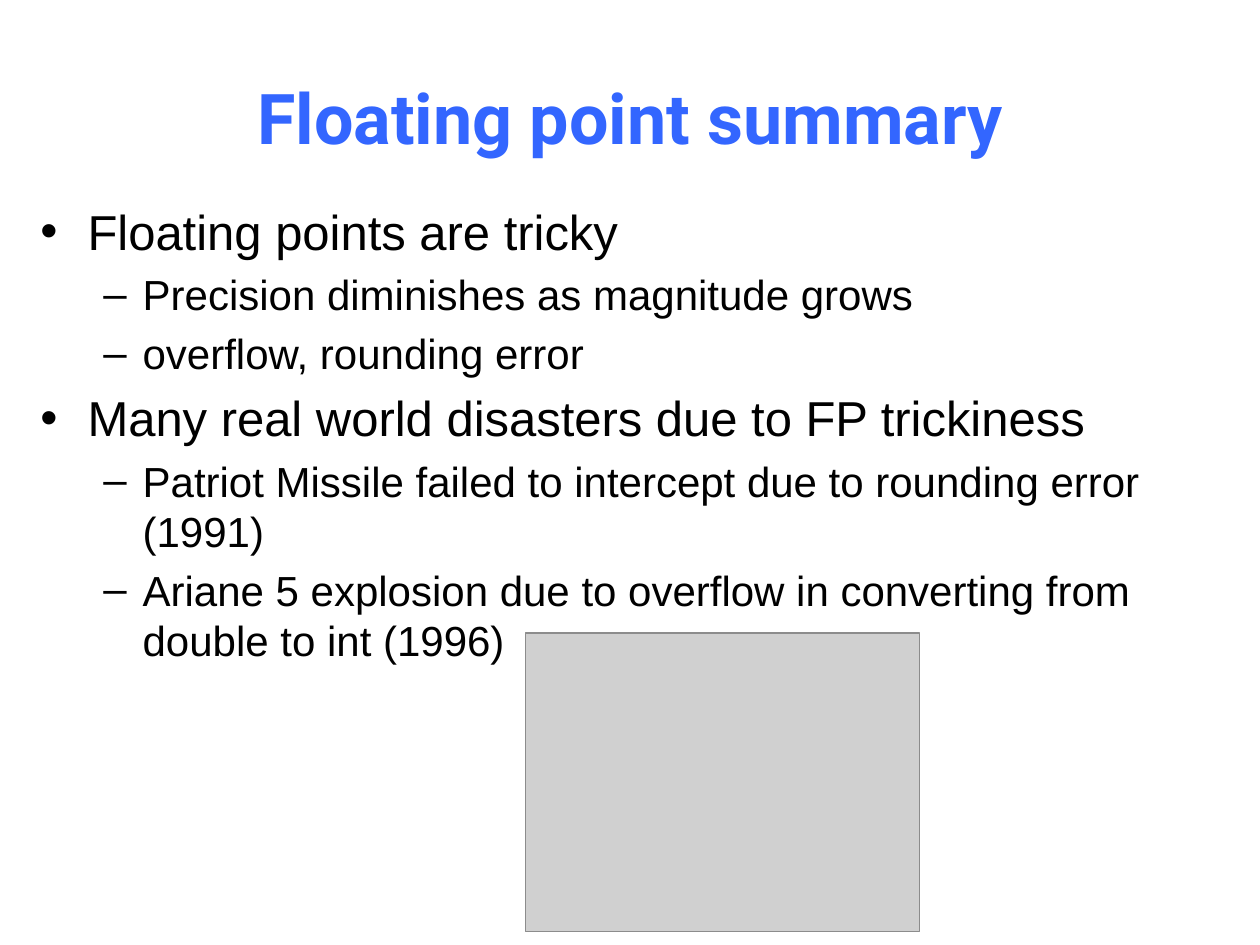
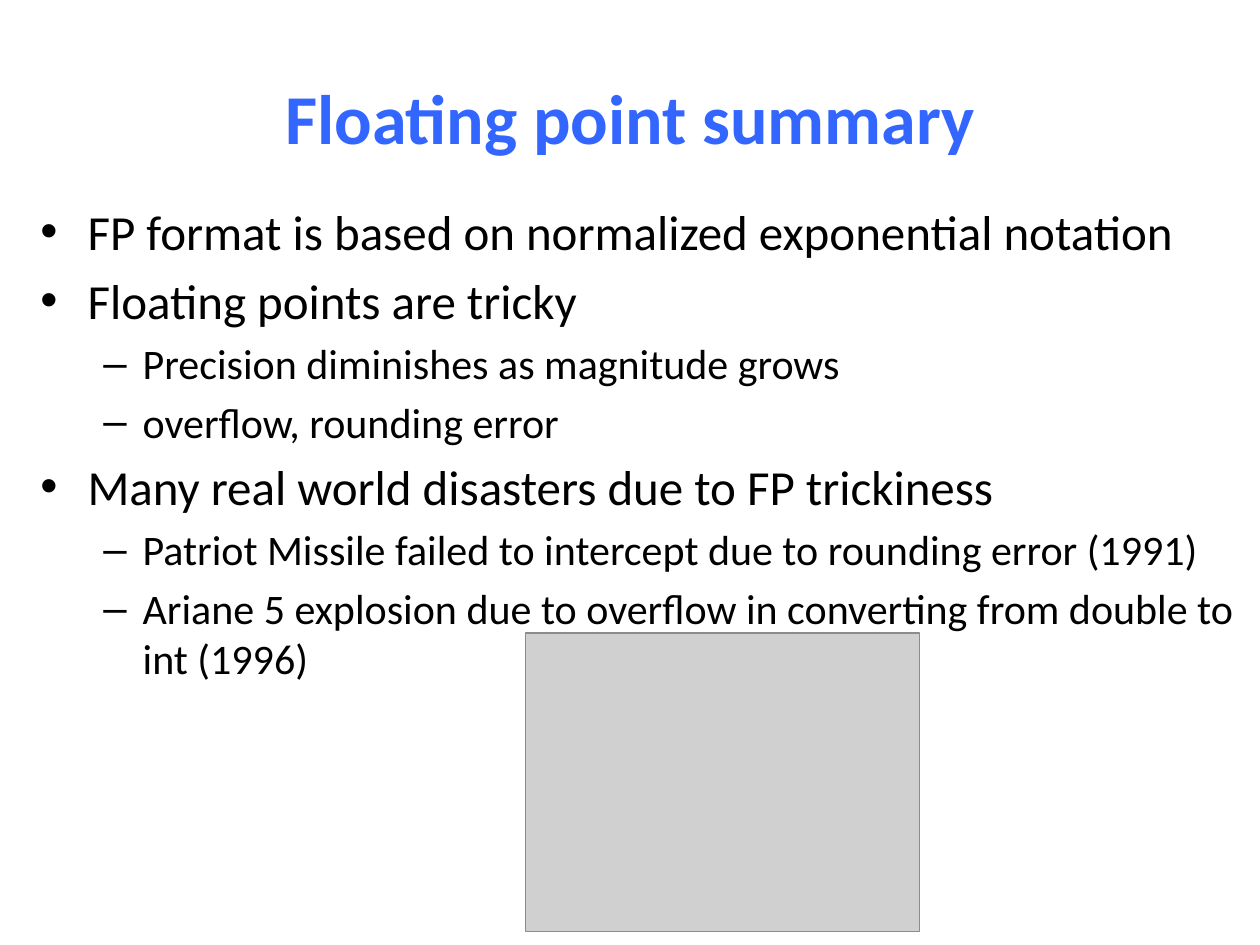
Before and after one commit to NYU-CSO/nyu-cso.github.io, a slide deck: slide 49 of notes/03-floats.pptx (slide 91 before the commit). Drawn at 1260x945 pixels with LibreOffice and Linux fonts; fonts in the diff are those of the drawing; grey boxes stand for pictures. Boxes give left, top, right and bottom in pixels: in the first picture for what was removed or moved away, otherwise in the second. Text is boxed around its words. In the diff, an @@ line names an element or a change of style, - is before the commit and + after.

```diff
--- a/notes/03-floats.pptx
+++ b/notes/03-floats.pptx
@@ title "Floating point summary" at (285,95,974,156): font Roboto to Calibri @@
@@ text at (88,216,1173,258): paragraph added @@
+• FP format is based on normalized exponential notation
@@ text at (88,285,1233,680): font Arial to Calibri in "Floating points are tricky", "Precision diminishes as magnitude grows", "overflow, rounding error", "Many real world disasters due to FP ..." and 2 more places @@
```
Also in this commit, not shown: 37 other slides changed, 9 slides added, 51 slides removed, 2 other files.
